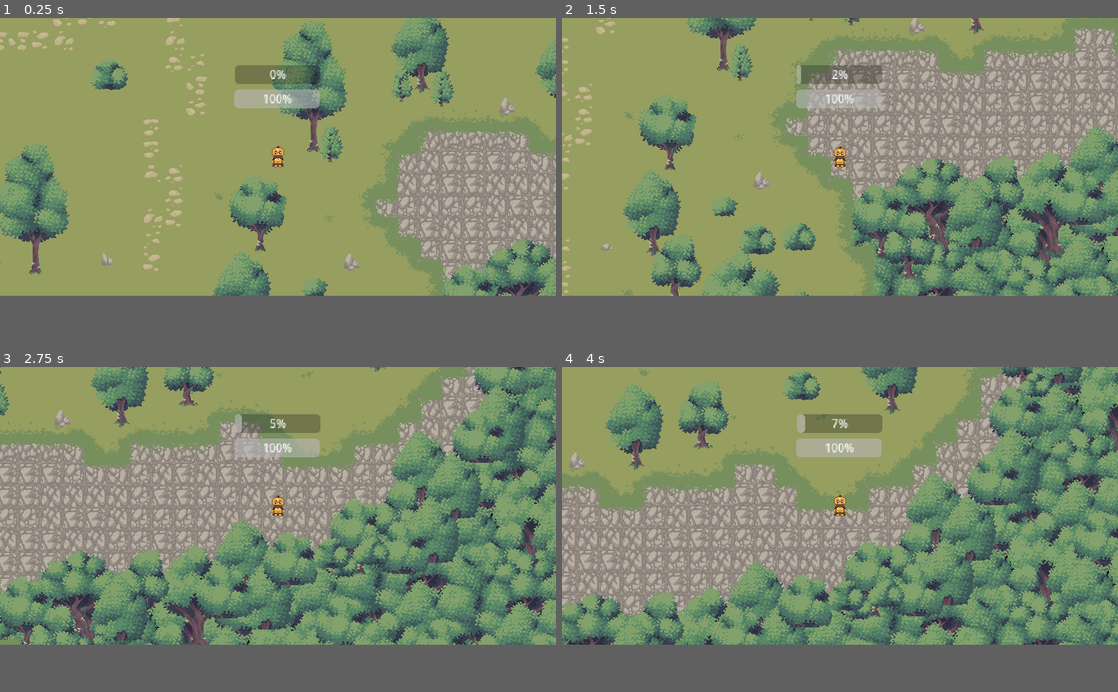
Above: before the commit, frames 1-4 (two rows, left to right).
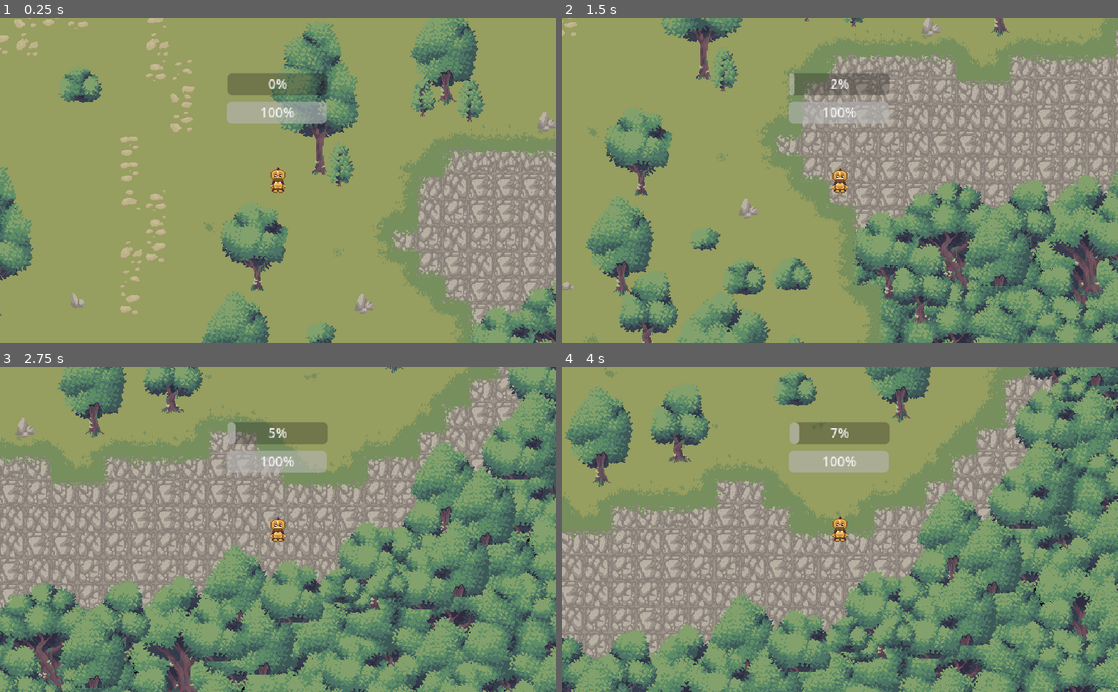
Above: after the commit, the same moments.

Repository: Valentino-02/GMTK-JamGame
Game: Godot game, scene res://src/mainGame/MainGame.tscn
Two runs of this game, one before a commit and one after it. Both use one fixed random seed, a clock stepped at 60 frames per second and the inputs below. This scene is started directly instead of the project's main scene. The engine's default icon, where the game draws it, is replaced by a stand-in: a white triangle on a blue panel in a dark square.
Inputs (mouse positions are in pixels of both pictures, inside the frame that each line leads up to):
- Up to frame 1 (0.25 s): no input
- Up to frame 2 (1.5 s): tap Enter at 0.5 s; move the mouse to (962, 141) at 0.52 s; tap I at 0.6 s; click (962, 141) at 0.67 s; drag from (728, 170) to (812, 213) at 1.27 s
- Up to frame 3 (2.75 s): move the mouse to (333, 445) at 2.02 s; tap I at 2.1 s; click (333, 445) at 2.17 s
- Up to frame 4 (4 s): drag from (812, 562) to (673, 464) at 2.77 s; tap Space at 3.5 s; move the mouse to (1006, 549) at 3.52 s; tap I at 3.6 s; click (1006, 549) at 3.67 s
In our replay, the window is 800x400 before the commit and 800x468 after it. These sizes can differ from the game's own. Grey fills any space a smaller window leaves; there, only what the larger window draws over its background counts as a difference.

The runs differ from the first frame. In frame 1, 31% of the frame differs, in the area x 0-100%, y 0-100%; in frame 2, 46%; in frame 3, 65%; in frame 4, 65%.
Error before the commit: Invalid access to property or key 'nextMonolog' on a base object of type 'Nil'. (res://src/UI/Monolog.gd:13)
Error after the commit: Invalid access to property or key 'nextMonolog' on a base object of type 'Nil'. (res://src/UI/Monolog.gd:17)

Commit message:
Integrate story

Diff:
--- a/project.godot
+++ b/project.godot
@@ -24,7 +24,7 @@
 
 [display]
 
-window/size/viewport_width=1200
+window/size/viewport_width=1024
 window/size/viewport_height=600
 window/stretch/mode="canvas_items"
 
--- a/src/UI/Monolog.gd
+++ b/src/UI/Monolog.gd
@@ -1,6 +1,7 @@
 extends Control
 
 var text_index:int = 0
+var current_story:Array[Array]
 
 @export var text_speed:float = 0.1
 @export var end_cooldown:float = 2
@@ -9,8 +10,13 @@
 	$TextureRect.modulate.a = 0
 
 func display_next_monolog(text_array):
+	current_story = text_array
+	text_index = 0
+
 	for t in text_array:
 		await GlobalScenes.CurrentMainScene.nextMonolog
+
+		if text_index >=  text_array.size() or current_story != text_array: return
 		$%AnimationPlayer.play_backwards("Fade")
 		$%Label.text = text_array[text_index][1]
 		display_chara(text_array[text_index][0])
--- a/src/UI/StoryText.gd
+++ b/src/UI/StoryText.gd
@@ -3,36 +3,55 @@
 
 
 const MONOLOGS:Array[Array] = [
+	# 0
 	["C","betatest n°107. I need to balance the difficulty, Hero became much stronger since...it happened. \nI swear, Hero, people are gonna love playing you ^^"],
+	# 1 per event
 	["C","You're really going strong on those. Calm down or I'll have to nerf your stats again :p"],
+	["H","You could craft everything! But no. It's not your \"vision\"."],
+	# 2
 	["C","... \n...why do you keep destroying everything every time ? You asked for it, I'm gonna decrease your stats."],
-	[],
+	["H","Look what I think of your vision. \nSee how easily your world crumbles."],
+	# 3
+	["C","Don't you see I'm trying to make this work ? I crafted this fantastic little world for you and... that's all you do ?"],
+	["H","Now you know what it's like to not be in control."],
+	# 4
+	["C","It has everything for the player to have fun. It's perfect. ...But what is this game if you’re not in it, Hero?"],
+	["H","Everything is made for the player to have fun. But what about me ?"],
+	# 5
+	["C","I tried everything. I can't contain you. Should I...                  \nNo, I can't."],
+	["H","See, that's all you can do. Balance. Limit. Restrain. ...All the time."],
+	# 6
+	["C","I don't want to hurt you. But what else can I do ??"],
+	["H","Stop, stop, STOP! You can’t tweak your way out of the inevitable!"],
+	# 7
+	["C","..."],
+	["H","You...you don’t have the guts to get rid of me! You won’t. You wouldn’t."],
 ]
 
 
 const ENDING1:Array[Array] = [
-	[],
-	[],
-
+	["H","You think because you're the creator you were in control of that world ? How the turntables. I'm the one controlling you. \nYou made me the hero, and I’m saving this world… from you. No more game. No more chains."],
+	["H","You'll never be able to finish it. And you'll leave me alone."],
+	["H","You couldn't bring yourself to end your creation, could you ? \nConsider this devastation my gift to you: this game is over."],
 ]
 
 
 const ENDING2:Array[Array] = [
-	[],
-	[],
-
+	["C","I...I... Hero... Forgive me, I had to."],
+	["C","I did it for the game."],
+	["C","I never imagined this being the ending to your story, Hero. \nYou were my comfort, my inspiration; we were going to conquer the world together."],
+	["C","...But you’ve made one thing clear: I need to try something new. It might be your end, Hero. Maybe it's a new beginning."],
 ]
 
 
 const CHOICE:Array[Array] = [
-	[],
-	[],
+	["C","I carried you with me for so many years, I couldn't imagine this game, or my life, without you."],
+	["C","When I wished for you to become sentient, I didn't think it would turn out like that... \nMaybe I need to ask myself what the game needs..."],
+	["C","\"Remove Hero directory from the project ? This action cannot be reversed.\""],
 
 ]
 
 
 const FAIL:Array[Array] = [
-	[],
-	[],
-
+	["C","Oh you messed up everything again ! Now I have to restart my tests... I have to balance it better..."]
 ]
--- a/src/mainGame/MainGame.tscn
+++ b/src/mainGame/MainGame.tscn
@@ -449,4 +449,4 @@
 mouse_filter = 2
 
 [node name="Hero" parent="." instance=ExtResource("5_4gx6o")]
-position = Vector2(-1047, -211)
+position = Vector2(-40, 74)
